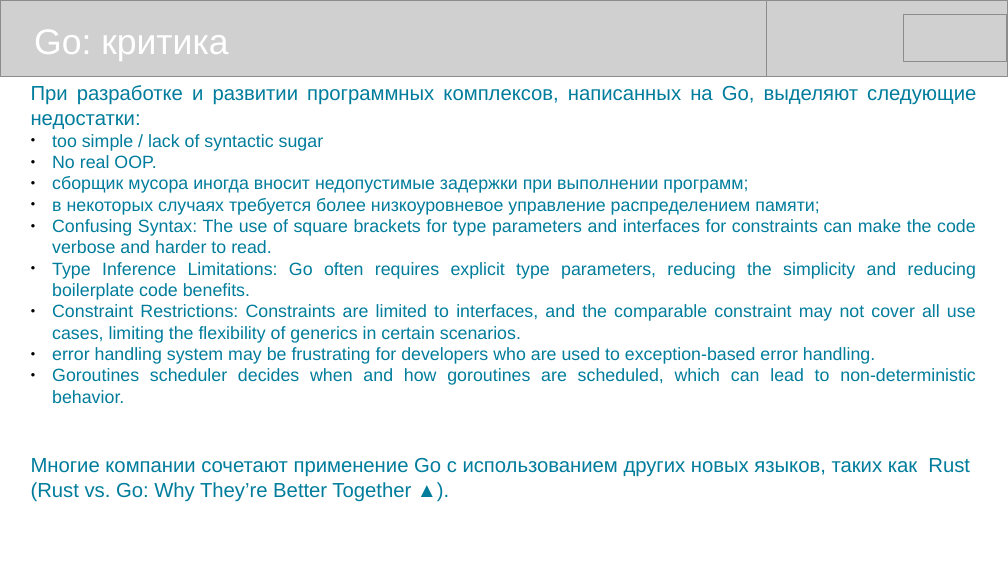
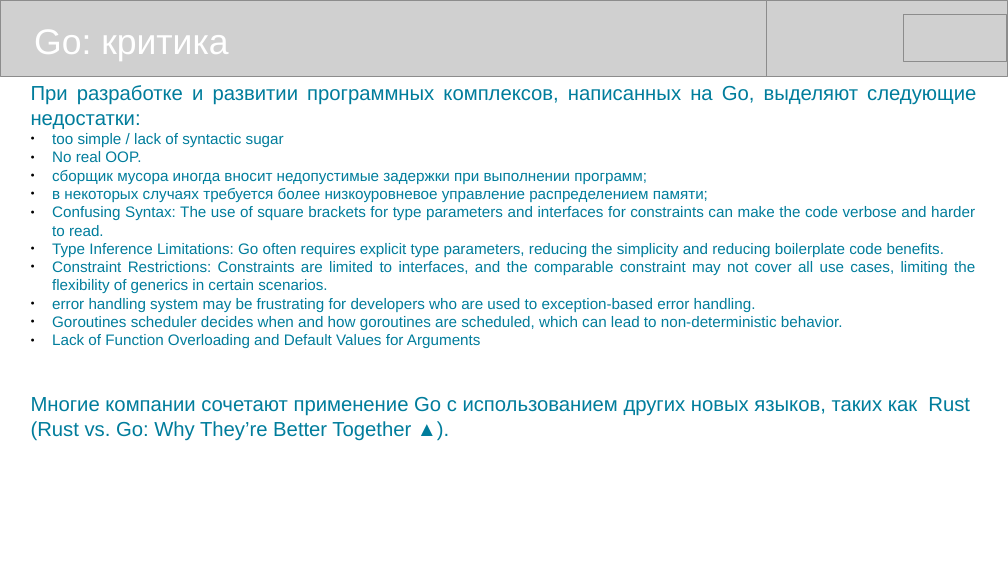
Before and after one commit to mike-shock/Go_language, a slide deck: slide 42 of Go_Review.odp (slide 41 before the commit). Drawn at 1008x567 pixels with LibreOffice and Linux fonts; fonts in the diff are those of the drawing; grey boxes stand for pictures. Boxes give left, top, right and bottom in pixels: in the first picture for what was removed or moved away, otherwise in the second. Text is boxed around its words. In the diff, an @@ line names an element or a change of style, - is before the commit and + after.

```diff
--- a/Go_Review.odp
+++ b/Go_Review.odp
@@ text at bbox=[52, 133, 975, 330]: size 14 to 12 pt in "too simple / lack of syntactic sugar", "No real OOP.", "сборщик мусора иногда вносит недопустимые задержки при ...", "в некоторых случаях требуется более низкоуровневое управлени ..." and 5 more places @@
@@ text at bbox=[52, 334, 481, 348]: paragraph added @@
+● Lack of Function Overloading and Default Values for Arguments
```
Also in this commit, not shown: 5 other slides changed, 1 slide added, 1 other file.
